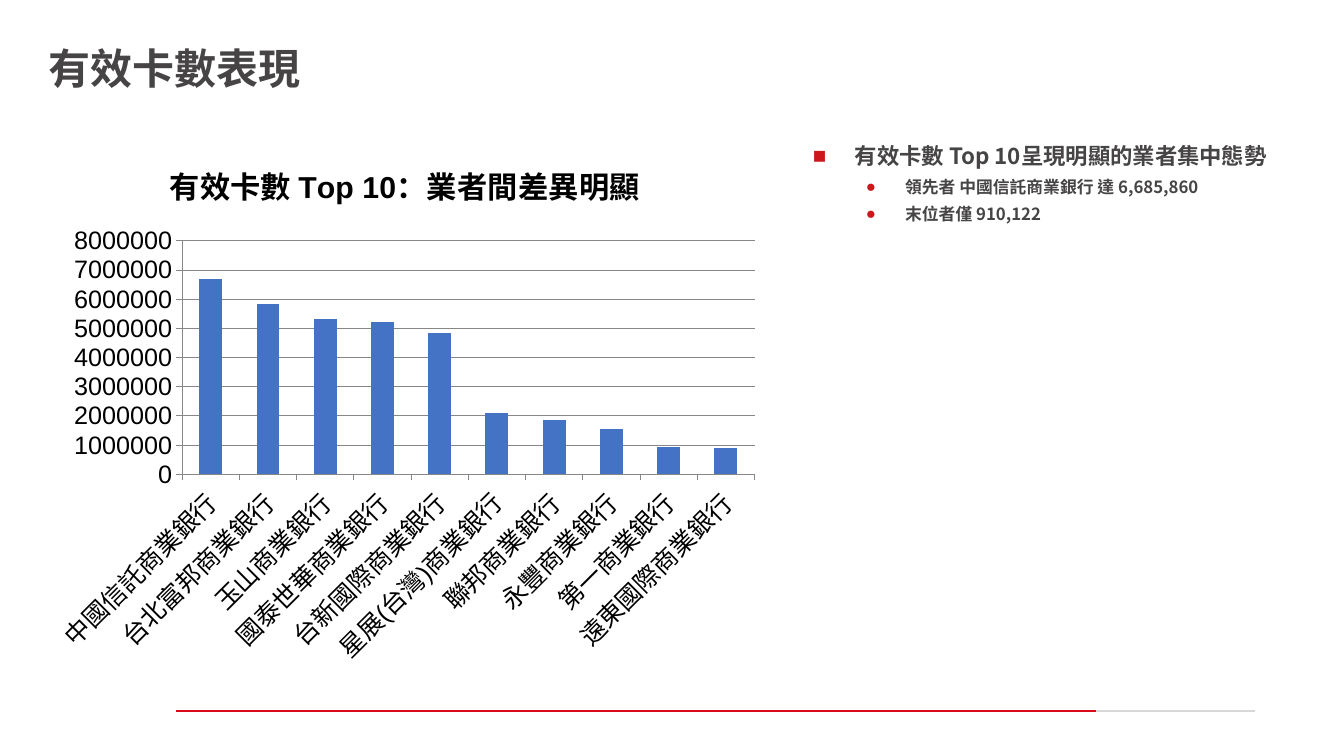
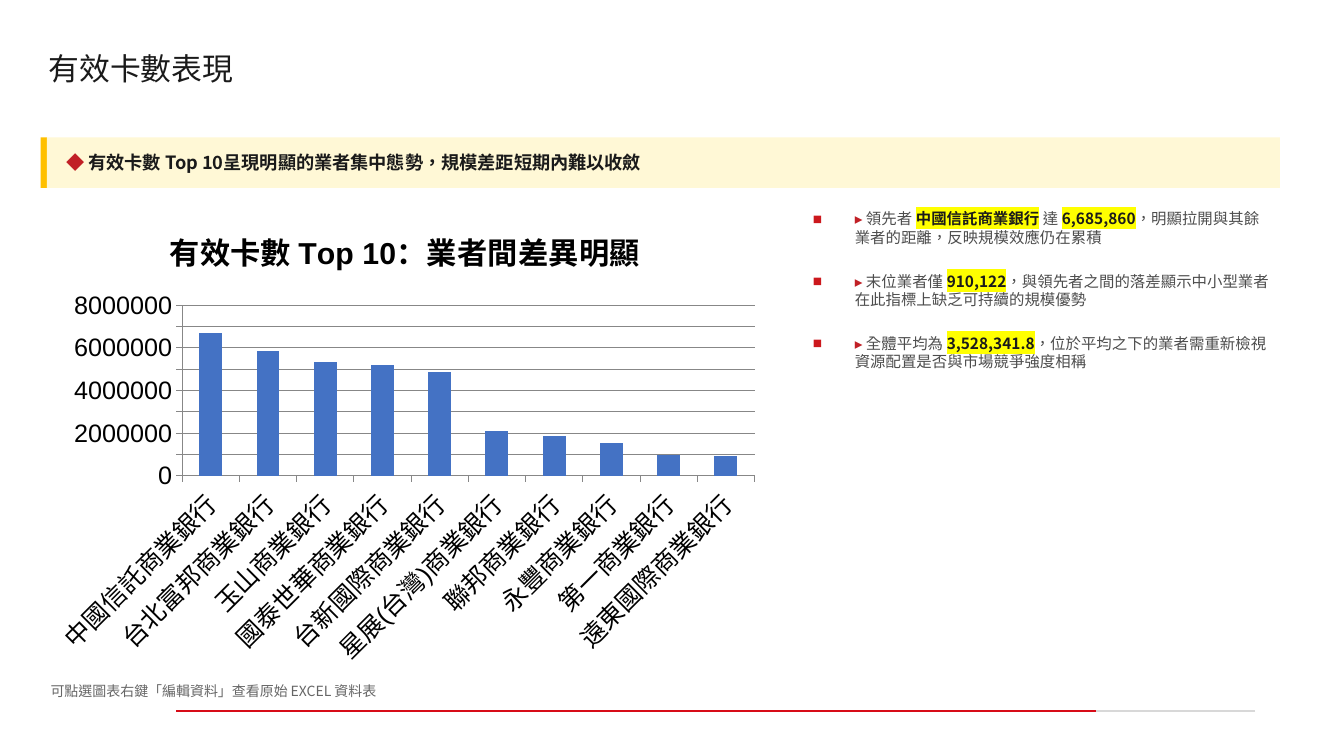
Before and after one commit to smileakklpl/llmanage-slidegen, a slide deck: slide 11 of outputs/full_deck/deck.pptx. Drawn at 1344x756 pixels with LibreOffice and Linux fonts; fonts in the diff are those of the drawing; background and template pictures are left out. Boxes give left, top, right and bottom in pixels: in the first picture for what was removed or moved away, otherwise in the second. Text is boxed around its words. In the diff, an @@ line names an element or a change of style, - is before the commit and + after.

```diff
--- a/outputs/full_deck/deck.pptx
+++ b/outputs/full_deck/deck.pptx
@@ title "有效卡數表現" at box(49, 54, 233, 83): size 30 to 22 pt, font Noto Sans CJK TC to Noto Sans CJK SC, text colour #464444 to #1A1A1A, bold off @@
@@ rectangle added at box(40, 137, 46, 188), fill #FFC000 @@
@@ rectangle added at box(47, 137, 1280, 188), fill #FFF8D6, 13 pt, text #1A1A1A, bold @@
+◆ 有效卡數 Top 10呈現明顯的業者集中態勢，規模差距短期內難以收斂
@@ column chart: place and size @@
-column chart at box(40, 137, 769, 676)
+column chart at box(40, 205, 769, 676)
@@ text at box(855, 209, 1269, 368): text changed; size 12 to 11 pt; font Noto Sans CJK TC to Noto Sans CJK SC; text colour #464444 to #4D4D4D; bold off @@
-■ 有效卡數 Top 10呈現明顯的業者集中態勢
-  ● 領先者 中國信託商業銀行 達 6,685,860
-  ● 末位者僅 910,122
+■ ▸ 領先者 中國信託商業銀行 達 6,685,860，明顯拉開與其餘業者的距離，反映規模效應仍在累積
+■ ▸ 末位業者僅 910,122，與領先者之間的落差顯示中小型業者在此指標上缺乏可持續的規模優勢
+■ ▸ 全體平均為 3,528,341.8，位於平均之下的業者需重新檢視資源配置是否與市場競爭強度相稱
@@ text added at box(51, 684, 376, 697), 10 pt, text #666666 @@
+可點選圖表右鍵「編輯資料」查看原始 EXCEL 資料表
```
Also in this commit, not shown: 19 other slides changed, 1 slide added, 27 other files.
